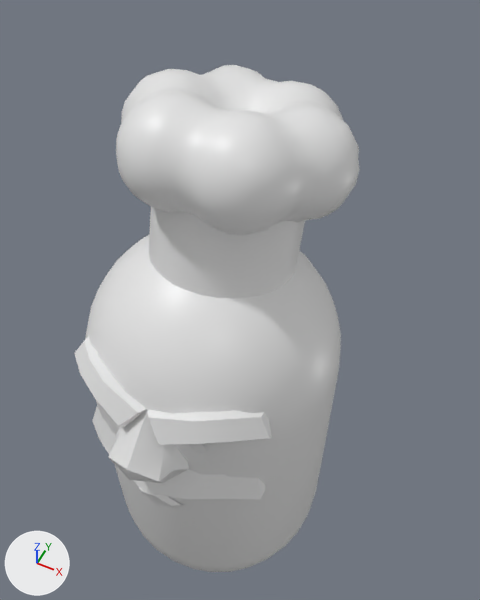
Before and after pictures for a commit that changed the FBX model 2022 Gamejam Cooking-Rhythm/Assets/Art/Models/Swedish Chef.fbx.
Rendered twice from a 50 mm camera at (0.618, -1.065, 2.692) aimed at (-0.013, 0.197, 1.115). The lights are fixed; the arrows at lower left show +X, +Y and +Z. Where no turn or scale is listed for an object, it has been applied to the vertices. Vertices at the same position are counted once.

Names of what the first picture shows: 'Swedish Chef'.
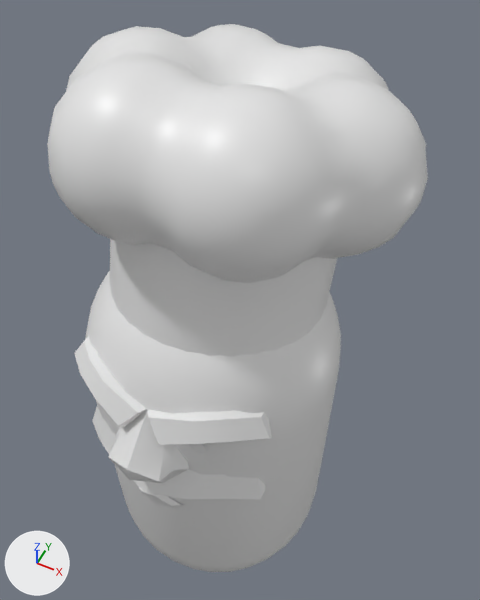
Changed parts and their boxes [x1, y1, x2, y2] in the pictures (480 x 600 px; the box of a moved part takes in the faces that stretch with it):
'Swedish Chef', reshaped (33% wider, 8% taller)
    before: [74, 65, 360, 572]
    after: [47, 24, 428, 572]
part 1 of me_cylinder, moved or reshaped
    before: [148, 207, 305, 298]
    after: [110, 239, 337, 357]
part 2 of me_cylinder, moved or reshaped
    before: [116, 65, 360, 235]
    after: [47, 24, 428, 283]

Patch to the scene script:
```diff
--- a/2022 Gamejam Cooking-Rhythm/Assets/Art/Models/Swedish Chef.fbx.py
+++ b/2022 Gamejam Cooking-Rhythm/Assets/Art/Models/Swedish Chef.fbx.py
@@ me_cylinder @@
 me_cylinder.from_pydata(...)  # 1275 vertices, 1389 faces; spans x -0.38..0.38, y -0.47..0.43, z -0.02..1.91
 # used by ob_swedish_chef; location = (0.0, 0.0, 0.0)
+# me_cylinder part 1: the loose piece of 64 vertices spanning x -0.2..0.2, y -0.12..0.33, z 1.37..1.72 is scaled about its middle by 1.5, then moved by (0.0, -0.02, -0.08)
+# me_cylinder part 2: the loose piece of 529 vertices spanning x -0.31..0.31, y -0.13..0.43, z 1.56..1.91 is scaled about its middle by 1.5, then moved by (0.0, 0.0, 0.01)
 me_cylinder.materials.append(mat_kitchen)
```
